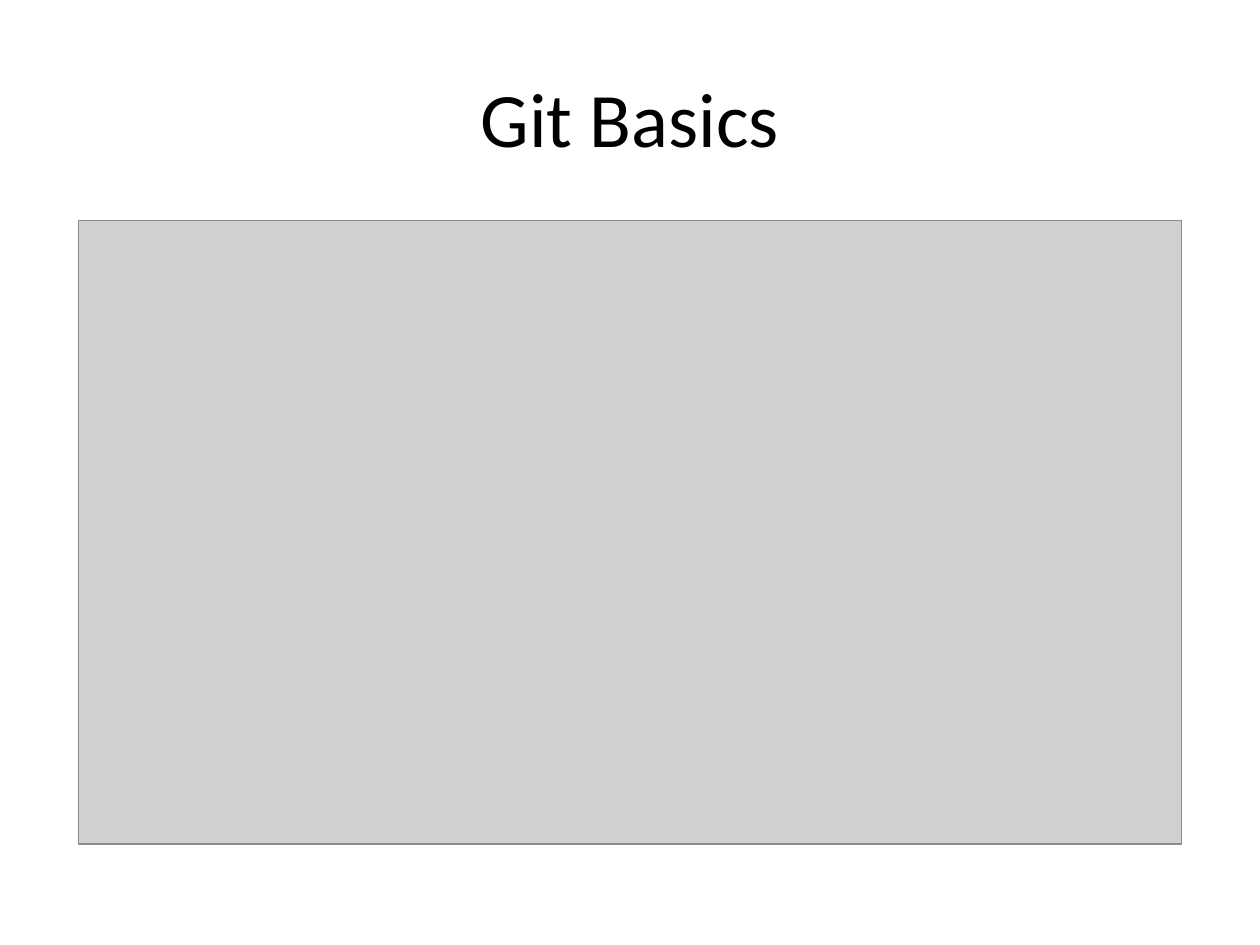
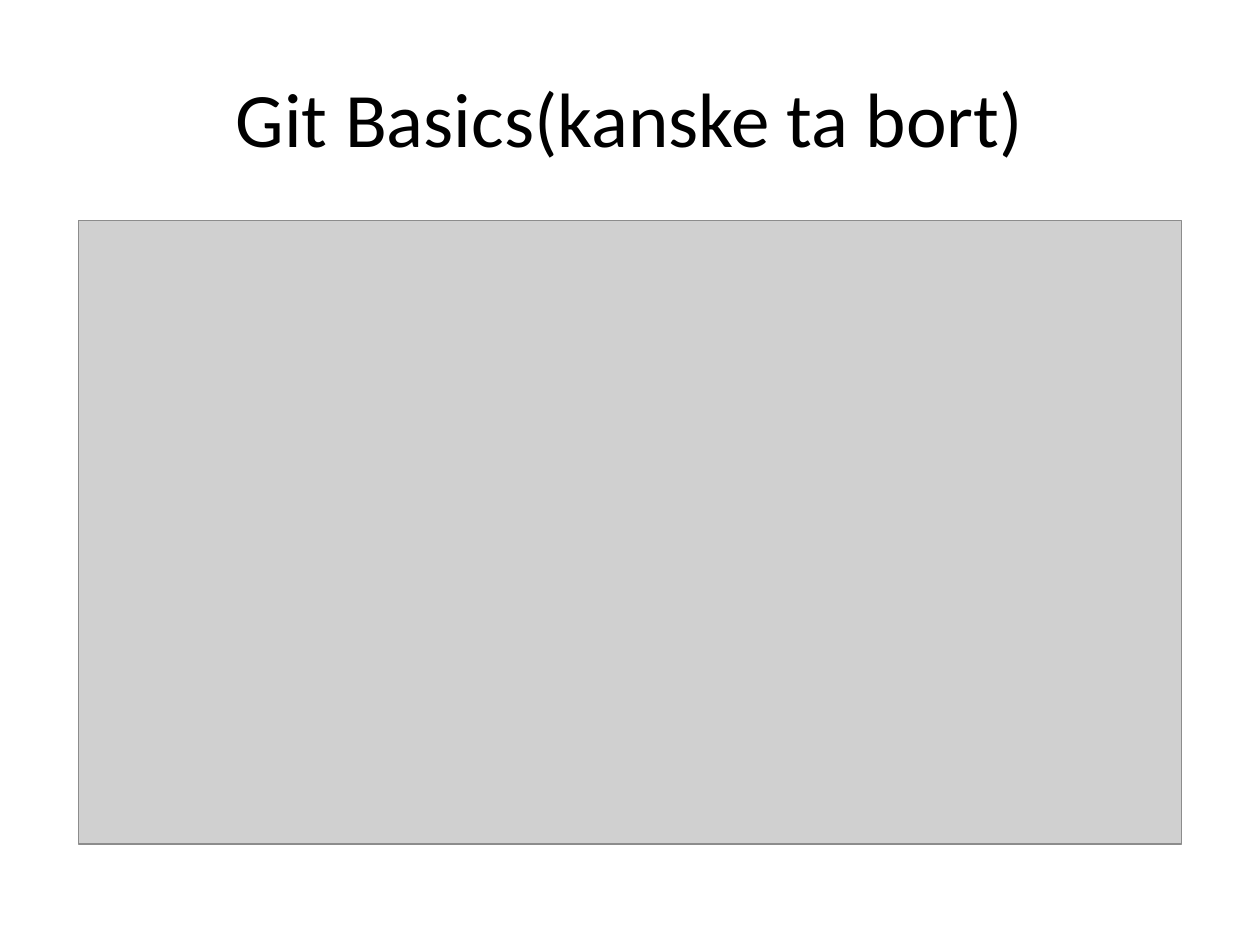
Before and after one commit to perbergq/git-presentation, a slide deck: slide 9 of Git.pptx (slide 6 before the commit). Drawn at 1260x945 pixels with LibreOffice and Linux fonts; fonts in the diff are those of the drawing; grey boxes stand for pictures. Boxes give left, top, right and bottom in pixels: in the first picture for what was removed or moved away, otherwise in the second. Text is boxed around its words. In the diff, an @@ line names an element or a change of style, - is before the commit and + after.

```diff
--- a/Git.pptx
+++ b/Git.pptx
@@ title at [236,91,1023,158]: text changed @@
-Git Basics
+Git Basics(kanske ta bort)
```
Also in this commit, not shown: 8 other slides changed, 3 slides added, 3 other files.
